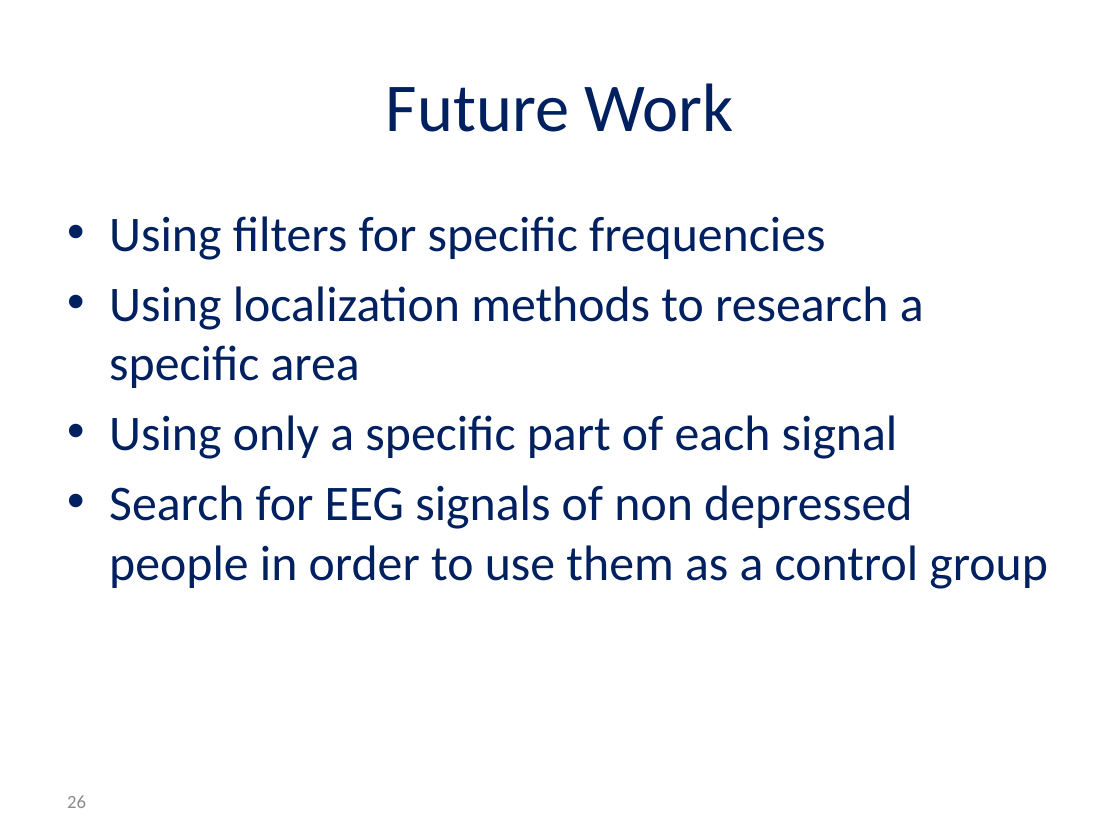
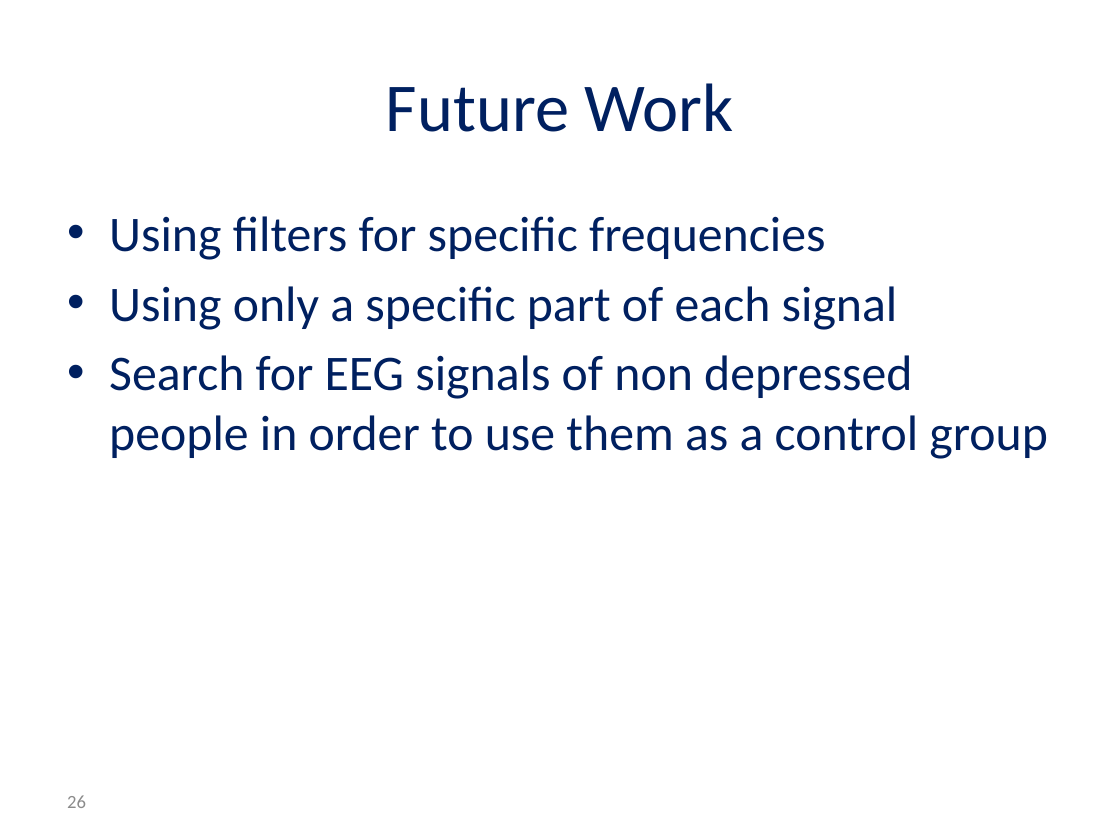
Before and after one commit to reggevlivney/BrainSway, a slide deck: slide 26 of Project_Midterm_Presentation.pptx. Drawn at 1120x840 pixels with LibreOffice and Linux fonts; fonts in the diff are those of the drawing; background and template pictures are left out. Boxes give left, top, right and bottom in pixels: in the first picture for what was removed or moved away, otherwise in the second. Text is boxed around its words. In the diff, an @@ line names an element or a change of style, - is before the commit and + after.

```diff
--- a/Project_Midterm_Presentation.pptx
+++ b/Project_Midterm_Presentation.pptx
@@ text at (109, 286, 924, 388): paragraph removed @@
-• Using localization methods to research a specific area
```
Also in this commit, not shown: 3 other slides changed.
